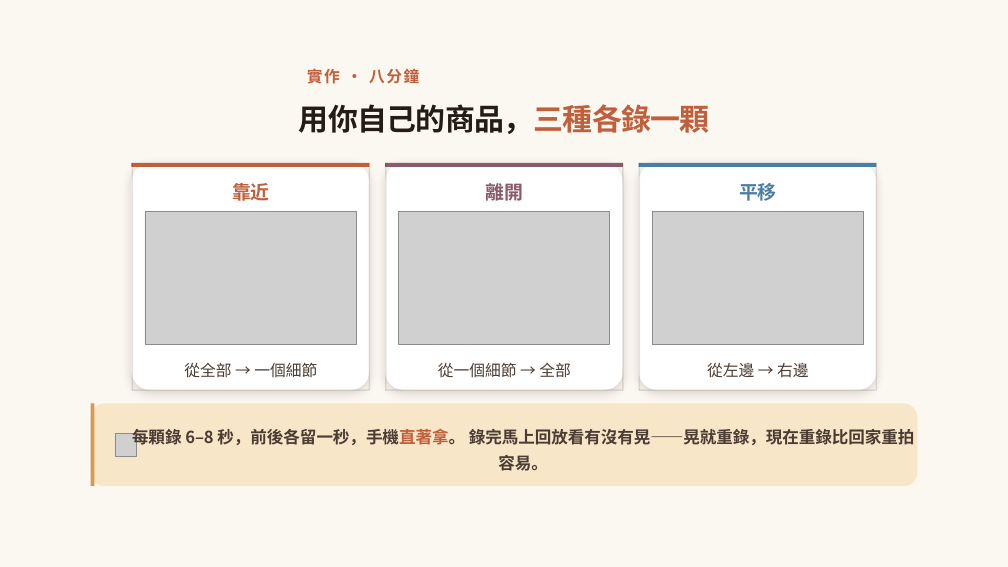
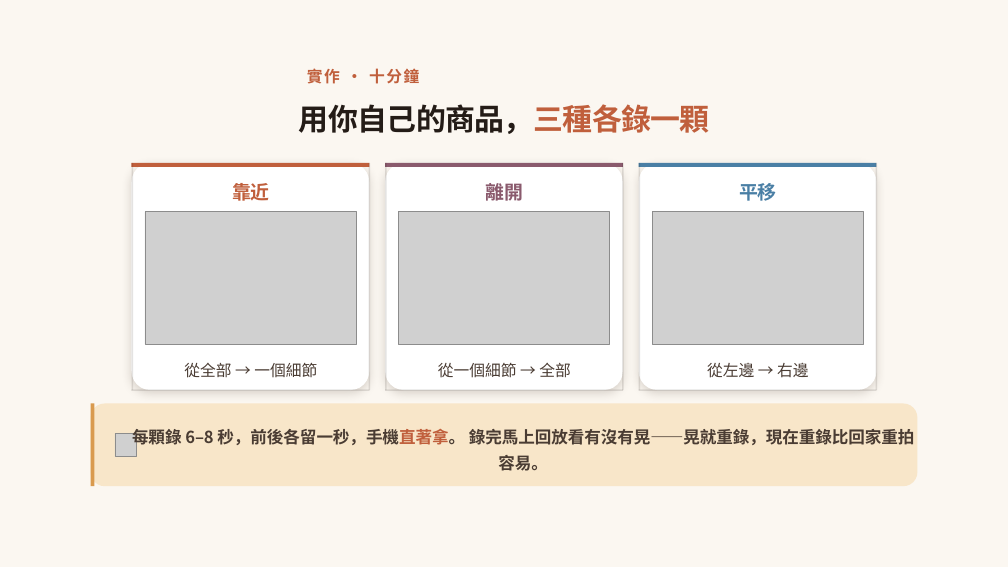
Before and after one commit to ja9705110/gogoeveryday, a slide deck: slide 35 of photo-course-2/手機拍攝商品與影像編修基礎2_商品短影音.pptx (slide 55 before the commit). Drawn at 1008x567 pixels with LibreOffice and Linux fonts; fonts in the diff are those of the drawing; grey boxes stand for pictures; background and template pictures are left out. Boxes give left, top, right and bottom in pixels: in the first picture for what was removed or moved away, otherwise in the second. Text is boxed around its words. In the diff, an @@ line names an element or a change of style, - is before the commit and + after.

```diff
--- a/photo-course-2/手機拍攝商品與影像編修基礎2_商品短影音.pptx
+++ b/photo-course-2/手機拍攝商品與影像編修基礎2_商品短影音.pptx
@@ text at bbox=[307, 68, 419, 84]: text changed @@
-實作 · 八分鐘
+實作 · 十分鐘
```
Also in this commit, not shown: 13 other slides changed, 7 slides added, 11 slides removed, 8 other files.
